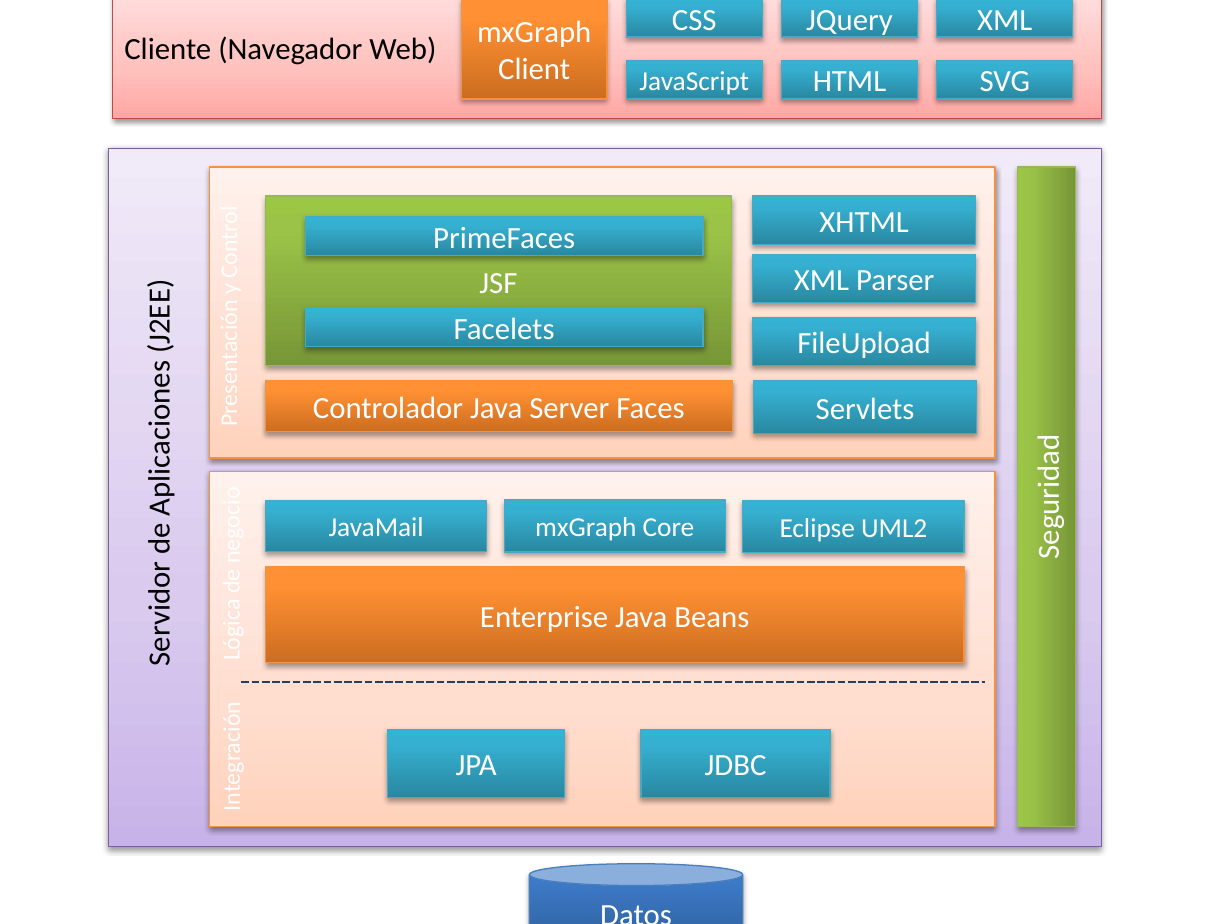
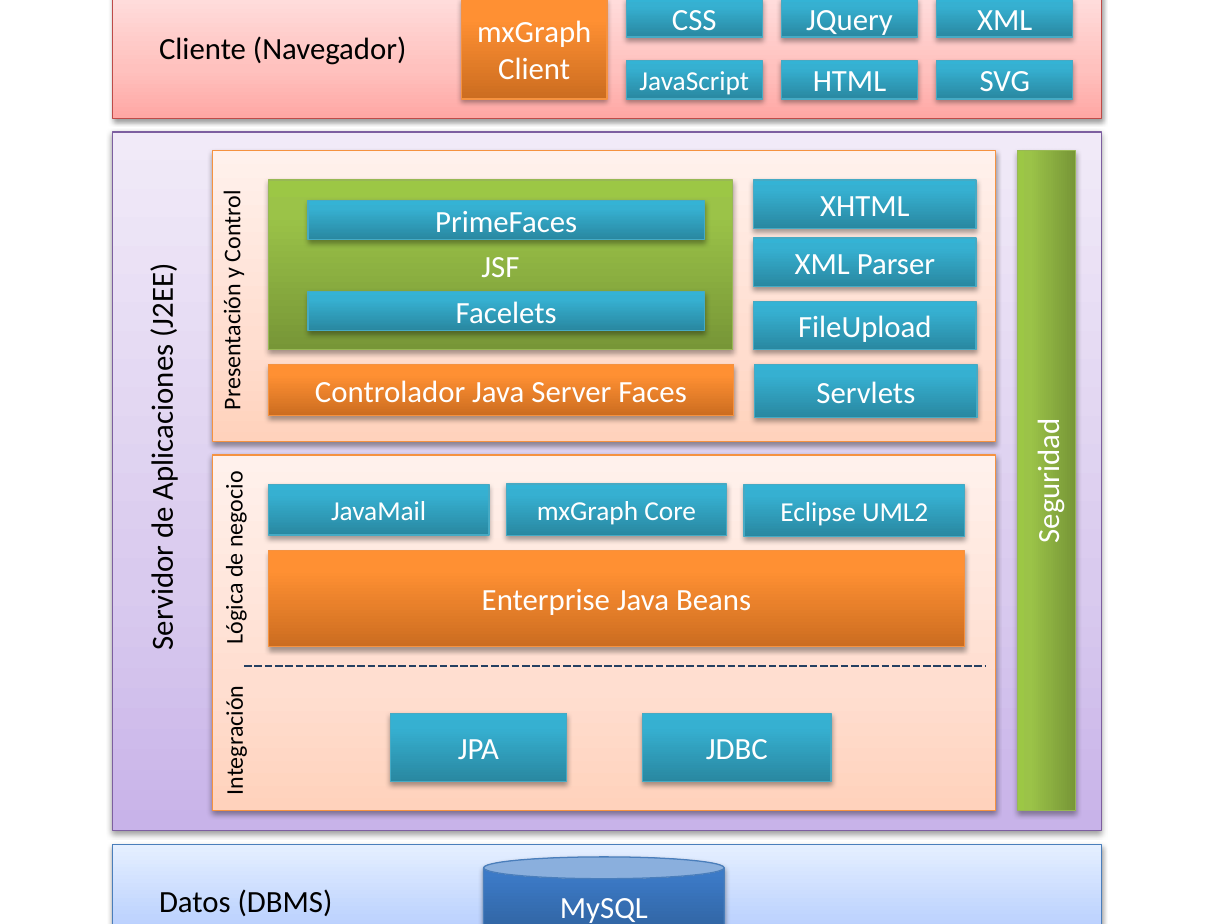
Before and after one commit to gldiazcardenas/CLASSModeler, a slide deck: slide 1 of documentation/CLASS Modeler - Architecture.pptx. Drawn at 1232x924 pixels with LibreOffice and Linux fonts; fonts in the diff are those of the drawing. Boxes give left, top, right and bottom in pixels: in the first picture for what was removed or moved away, otherwise in the second. Text is boxed around its words. In the diff, an @@ line names an element or a change of style, - is before the commit and + after.

```diff
--- a/documentation/CLASS Modeler - Architecture.pptx
+++ b/documentation/CLASS Modeler - Architecture.pptx
@@ text in rectangle at [159, 36, 406, 65]: text changed @@
-Cliente (Navegador Web)
+Cliente (Navegador)
@@ rectangle: place and size @@
-rectangle at [108, 148, 1101, 846]
+rectangle at [112, 132, 1101, 830]
@@ 6 rectangles, 1 rounded rectangle, 1 text, 1 line: place and size @@
-6 rectangles, 1 rounded rectangle, 1 text, 1 line at [140, 166, 995, 827]
+6 rectangles, 1 rounded rectangle, 1 text, 1 line at [144, 150, 995, 811]
@@ group added at [112, 197, 1101, 924]: 3 texts, 1 rectangle @@
+Datos (DBMS)
+Presentación y Control
+Lógica de negocio
+Integración
@@ 8 rectangles, 2 rounded rectangles: place and size @@
-8 rectangles, 2 rounded rectangles at [306, 168, 1076, 827]
+8 rectangles, 2 rounded rectangles at [308, 152, 1076, 811]
@@ cylinder "MySQL": place and size @@
-cylinder "MySQL" at [530, 864, 743, 924]
+cylinder "MySQL" at [484, 857, 724, 924]
@@ text in cylinder at [560, 898, 648, 923]: text changed @@
-Datos
+MySQL
```
Also in this commit, not shown: 2 other files.
